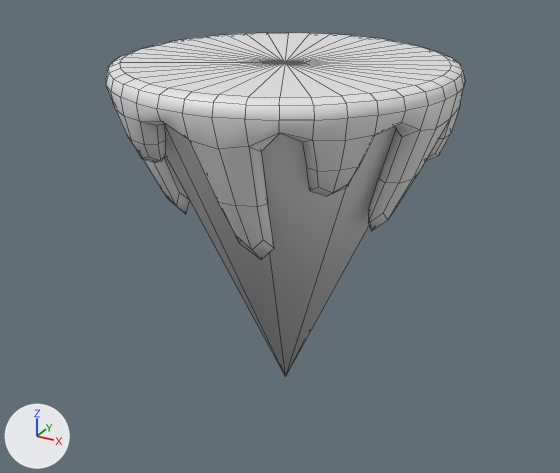
One commit to the OBJ model Slots Game/Source/Game/assets/meshes/cone.obj: the scene before it, then after it.
Rendered twice from a 50 mm lens placed at (4.92, -9.12, 6.96), pointed at (-0.03, -0.13, 2.46). The axes (+X, +Y, +Z) are drawn at lower left. The lights are the same throughout. Mesh edges are drawn as thin lines. Where no turn or scale is listed for an object, it has been applied to the vertices.

The scene before the commit, as lines of its bpy script (objects in view):
```python
me_cone = bpy.data.meshes.new('cone')
me_cone.from_pydata(...)  # 429 vertices, 467 faces; spans x -2.34..2.34, y -2.38..2.29, z 0.0..4.99
ob_cone = bpy.data.objects.new('cone', me_cone)
ob_cone.location = (0.0, 0.0, 0.0)
```
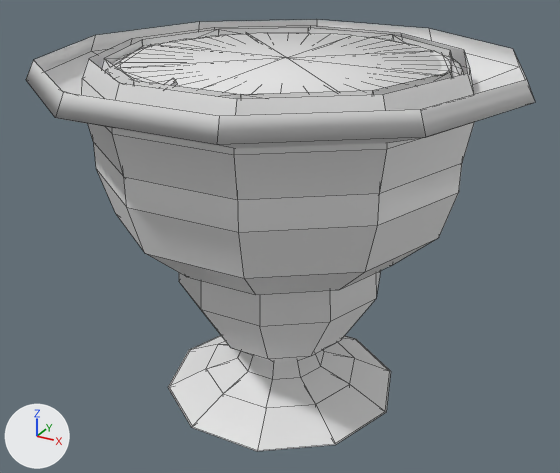
What differs and where, as boxes (x1, y1, x2, y2) in the pictures (560 x 473 px):
'cone', reshaped (42% wider, 25% taller)
    before: (106, 33, 465, 377)
    after: (26, 20, 535, 451)
part 1 of me_cone, added
    after: (26, 20, 535, 451)

The change, as a list of edits to the scene's bpy script:
```text
Change me_cone:
    used by ob_cone; location = (0.0, 0.0, 0.0)
    remove me_cone.from_pydata(...)  # 429 vertices, 467 faces; spans x -2.34..2.34, y -2.38..2.29, z 0.0..4.99
    add me_cone.from_pydata(...)  # 1152 vertices, 1163 faces; spans x -3.32..3.26, y -3.21..3.04, z 0.0..5.11
    me_cone part 1: 723 vertices added at x -3.32..3.26, y -3.21..3.04, z 0.0..5.11
```
